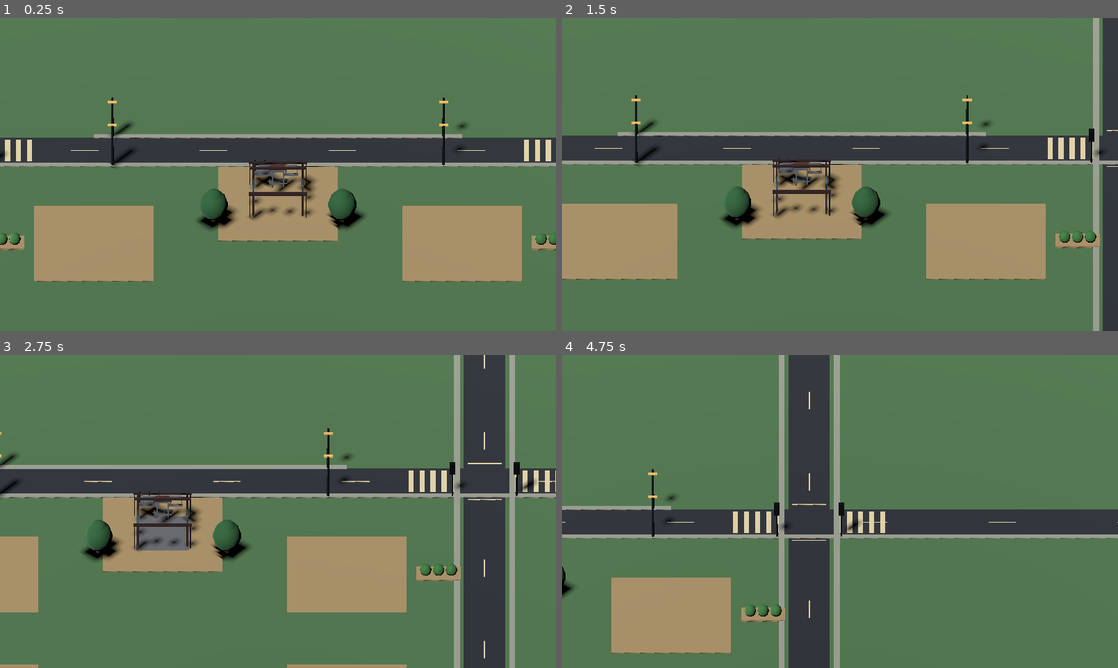
Above: before the commit, frames 1-4 (two rows, left to right).
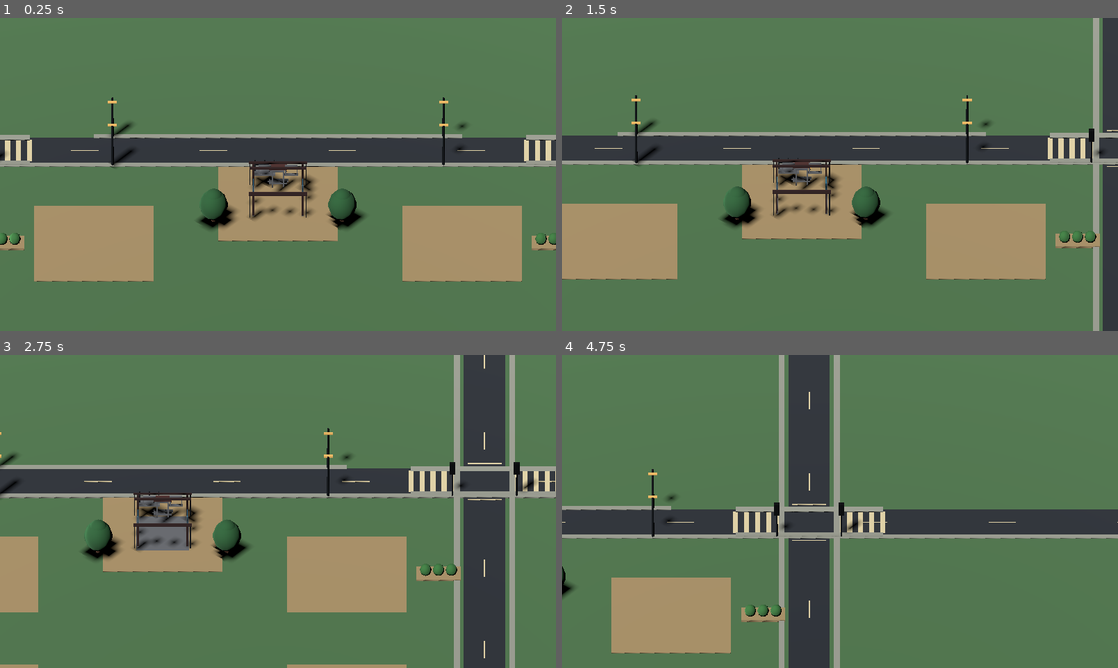
Above: after the commit, the same moments.

Repository: wellbi-creator/rayon-za-rubl
Game: Godot game, scene res://scenes/prototype_3d_district.tscn
Two runs of this game, one before a commit and one after it. Both use one fixed random seed, a clock stepped at 60 frames per second and the inputs below. This scene is started directly instead of the project's main scene.
Inputs (mouse positions are in pixels of both pictures, inside the frame that each line leads up to):
- Up to frame 1 (0.25 s): no input
- Up to frame 2 (1.5 s): tap Enter at 0.5 s; move the mouse to (812, 237) at 0.52 s; hold W 0.53-1.25 s; click (812, 237) at 0.67 s; tap Space at 1.25 s; drag from (1006, 221) to (812, 237) at 1.27 s
- Up to frame 3 (2.75 s): tap Enter at 2 s; move the mouse to (111, 464) at 2.02 s; hold A from 2.03 s (still down)
- Up to frame 4 (4.75 s): release A at 2.75 s; drag from (867, 511) to (673, 464) at 2.77 s; move the mouse to (756, 433) at 3.52 s; hold S 3.53-4.25 s; drag from (962, 495) to (756, 433) at 4.27 s

The runs differ from the first frame. In frame 1, 0.3% of the frame differs, in the area x 0-100%, y 37-47%; in frame 2, 0.3%; in frame 3, 0.5%; in frame 4, 0.6%, in the area x 31-58%, y 48-58%.

Commit message:
Add curb ramps at 3D district crosswalks

Diff:
--- a/scenes/prototype_3d_district.tscn
+++ b/scenes/prototype_3d_district.tscn
@@ -658,6 +658,35 @@
 mesh = SubResource("BoxMesh")
 surface_material_override/0 = SubResource("RoadMarkingMat")
 scale = Vector3(3.7, 0.025, 0.16)
+
+
+[node name="CrosswalkRampWestNear" type="MeshInstance3D" parent="."]
+position = Vector3(-35, 0.13, -1.85)
+rotation = Vector3(-0.1, 0, 0)
+mesh = SubResource("BoxMesh")
+surface_material_override/0 = SubResource("SidewalkMat")
+scale = Vector3(16, 0.1, 0.75)
+
+[node name="CrosswalkRampWestFar" type="MeshInstance3D" parent="."]
+position = Vector3(-35, 0.13, -6.15)
+rotation = Vector3(0.1, 0, 0)
+mesh = SubResource("BoxMesh")
+surface_material_override/0 = SubResource("SidewalkMat")
+scale = Vector3(16, 0.1, 0.75)
+
+[node name="CrosswalkRampEastNear" type="MeshInstance3D" parent="."]
+position = Vector3(35, 0.13, -1.85)
+rotation = Vector3(-0.1, 0, 0)
+mesh = SubResource("BoxMesh")
+surface_material_override/0 = SubResource("SidewalkMat")
+scale = Vector3(16, 0.1, 0.75)
+
+[node name="CrosswalkRampEastFar" type="MeshInstance3D" parent="."]
+position = Vector3(35, 0.13, -6.15)
+rotation = Vector3(0.1, 0, 0)
+mesh = SubResource("BoxMesh")
+surface_material_override/0 = SubResource("SidewalkMat")
+scale = Vector3(16, 0.1, 0.75)
 
 [node name="PlotWest" type="MeshInstance3D" parent="."]
 
